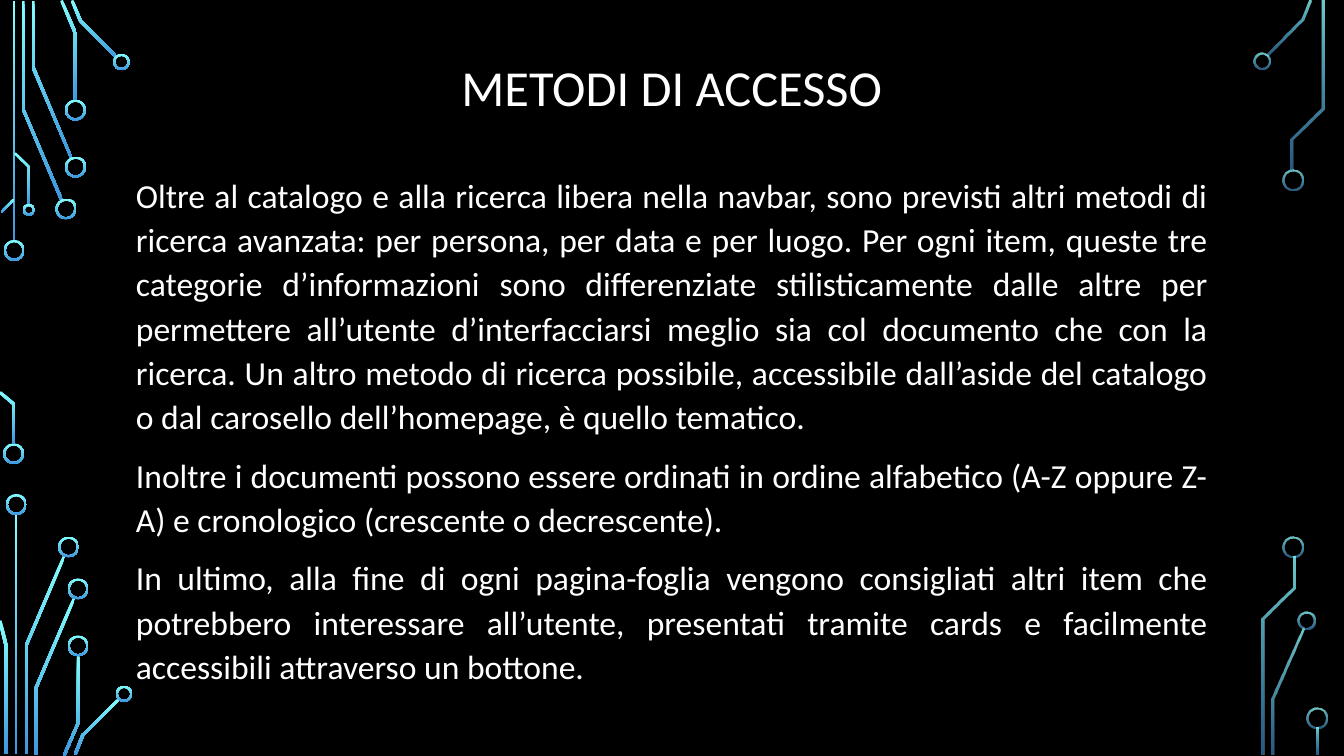
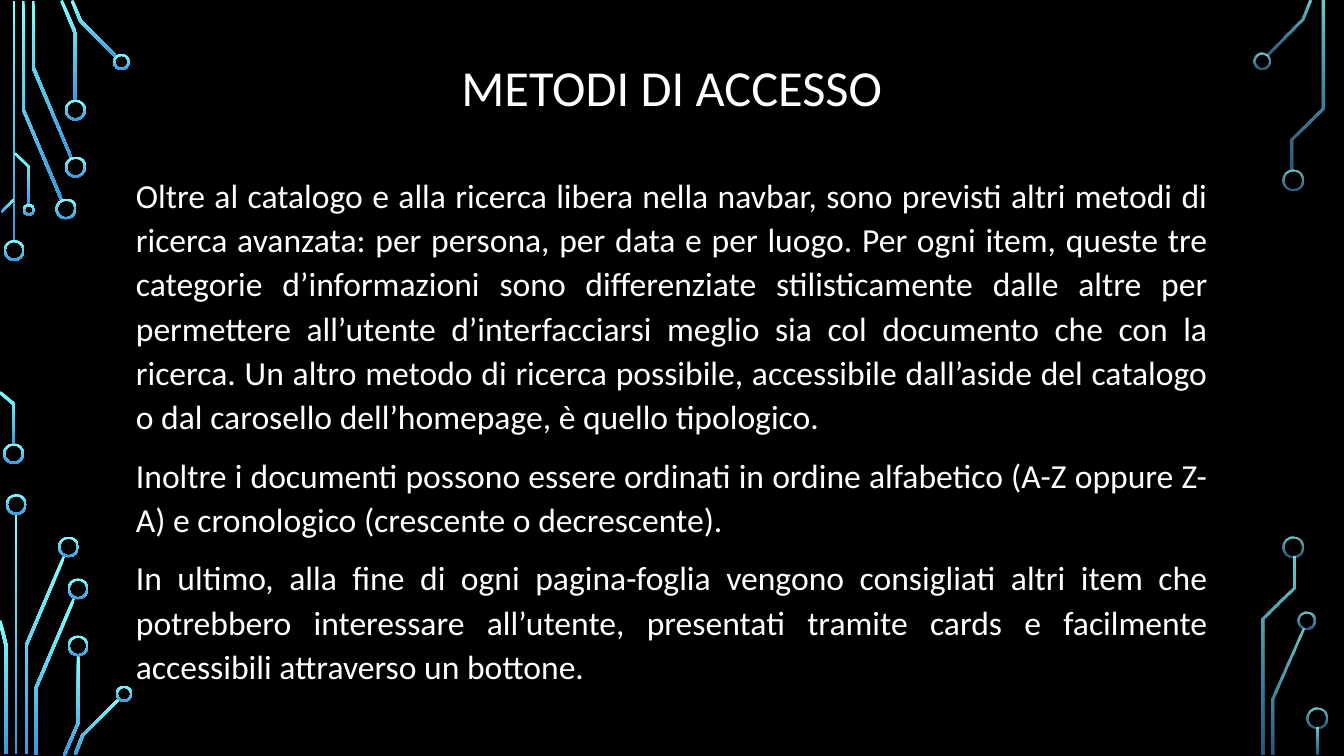
Before and after one commit to Fede7700/Siqilliyya_esame_dh, a slide deck: slide 6 of powerpoint/siqilliyya2_definitivo.pptx. Drawn at 1344x756 pixels with LibreOffice and Linux fonts; fonts in the diff are those of the drawing; background and template pictures are left out. Boxes give left, top, right and bottom in pixels: in the first picture for what was removed or moved away, otherwise in the second. Text is boxed around its words. In the diff, an @@ line names an element or a change of style, - is before the commit and + after.

Commit message:
tipologico_non_tematico

```diff
--- a/powerpoint/siqilliyya2_definitivo.pptx
+++ b/powerpoint/siqilliyya2_definitivo.pptx
@@ text at <box>136,184,1207,435</box>: text changed @@
-Oltre al catalogo e alla ricerca libera nella navbar, sono previsti altri metodi di ricerca avanzata: per persona, per data e per luogo. Per ogni item, queste tre categorie d’informazioni sono differenziate stilisticamente dalle altre per permettere all’utente d’interfacciarsi meglio sia col documento che con la ricerca. Un altro metodo di ricerca possibile, accessibile dall’aside del catalogo o dal carosello dell’homepage, è quello tematico.
+Oltre al catalogo e alla ricerca libera nella navbar, sono previsti altri metodi di ricerca avanzata: per persona, per data e per luogo. Per ogni item, queste tre categorie d’informazioni sono differenziate stilisticamente dalle altre per permettere all’utente d’interfacciarsi meglio sia col documento che con la ricerca. Un altro metodo di ricerca possibile, accessibile dall’aside del catalogo o dal carosello dell’homepage, è quello tipologico.
```
